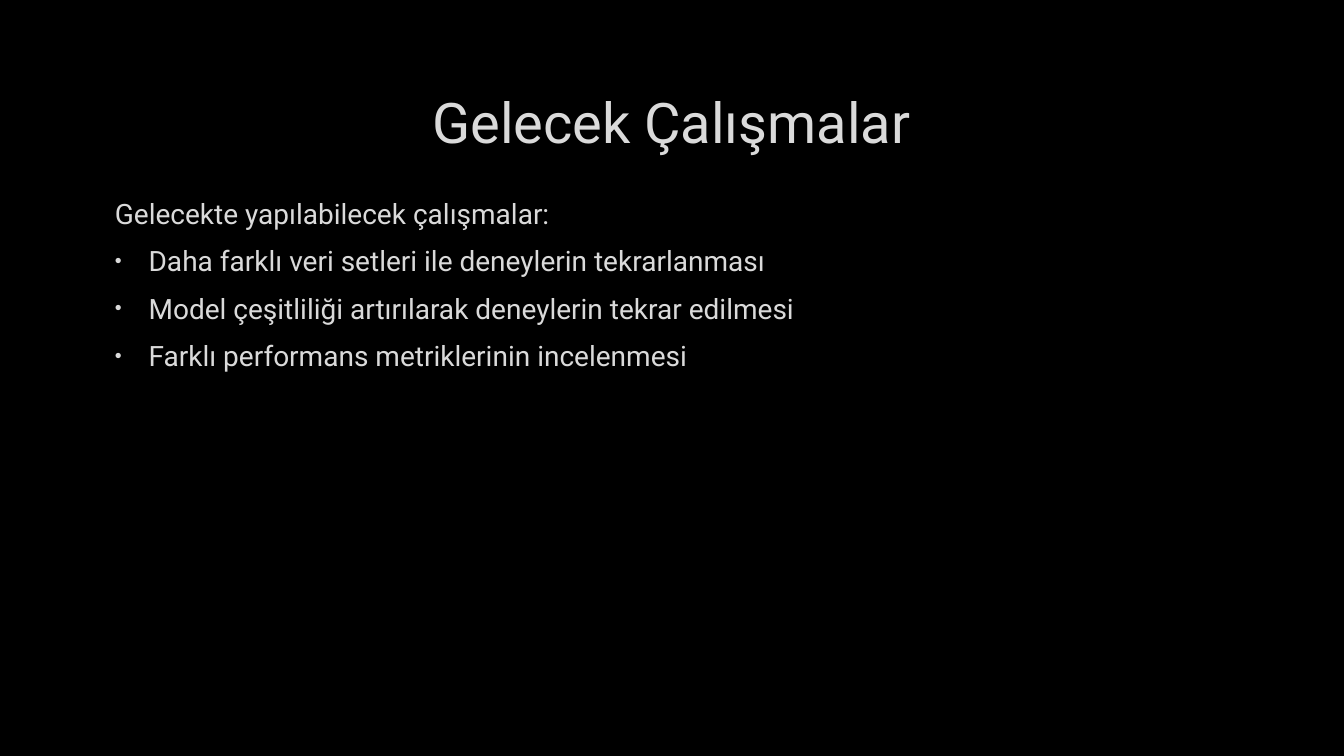
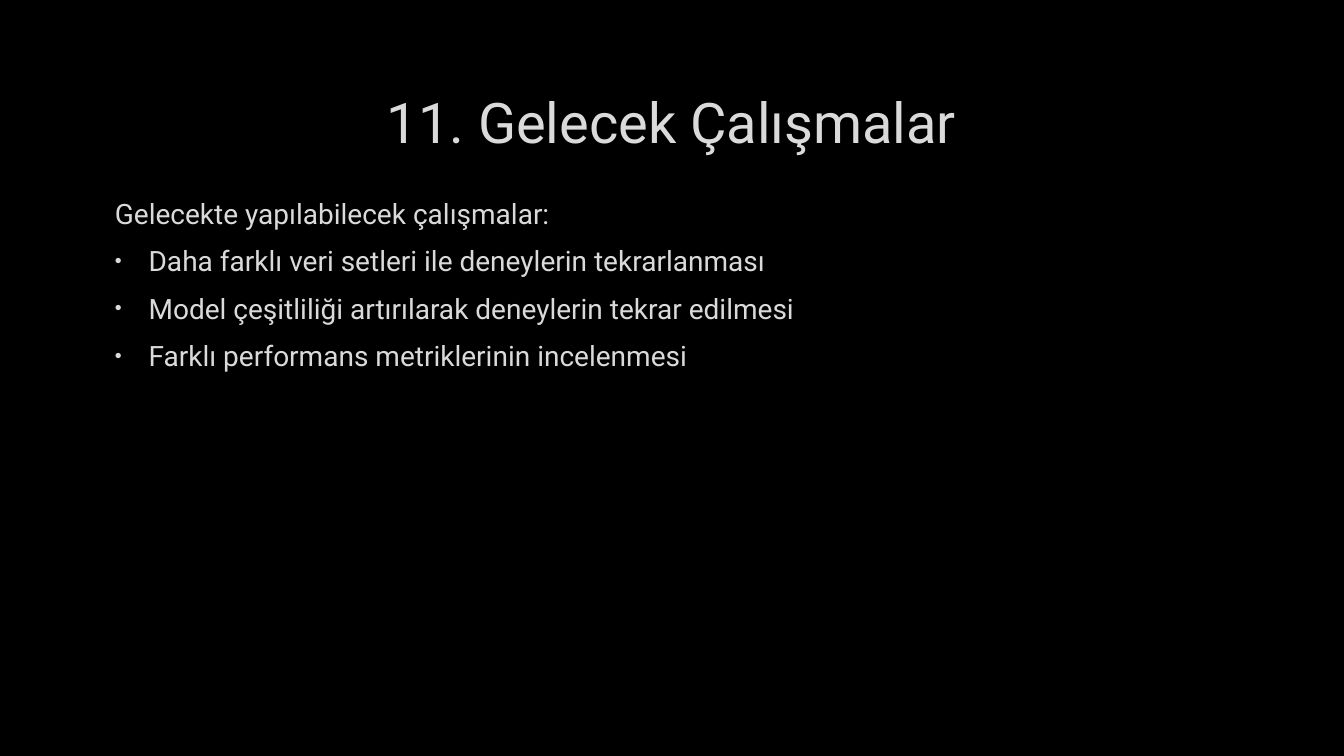
Before and after one commit to emirhanaydin60/FastCNN, a slide deck: slide 12 of other/sunum.pptx (slide 11 before the commit). Drawn at 1344x756 pixels with LibreOffice and Linux fonts; fonts in the diff are those of the drawing; background and template pictures are left out. Boxes give left, top, right and bottom in pixels: in the first picture for what was removed or moved away, otherwise in the second. Text is boxed around its words. In the diff, an @@ line names an element or a change of style, - is before the commit and + after.

```diff
--- a/other/sunum.pptx
+++ b/other/sunum.pptx
@@ title at box(387, 101, 956, 155): text changed @@
-Gelecek Çalışmalar
+11. Gelecek Çalışmalar
```
Also in this commit, not shown: 4 other slides changed, 1 slide added, 14 other files.
